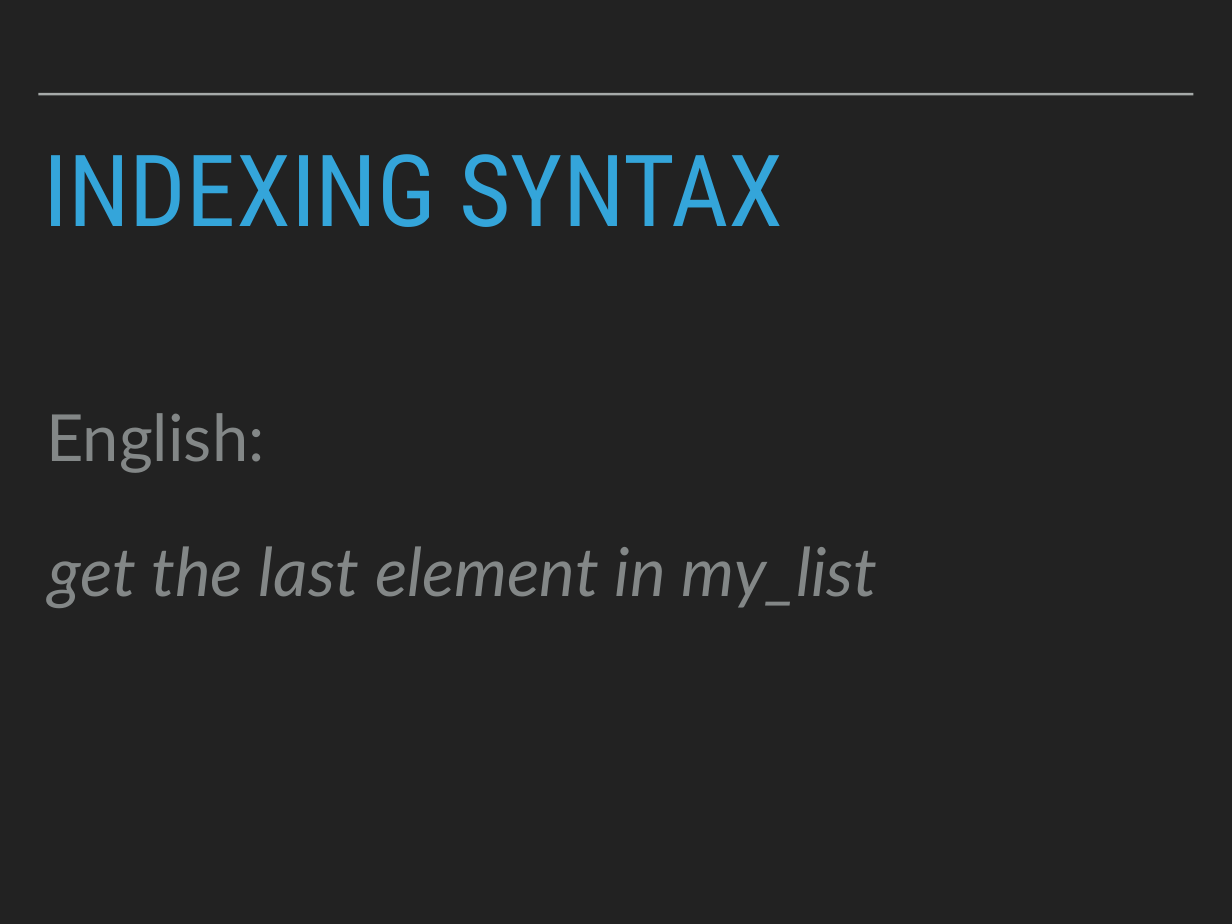
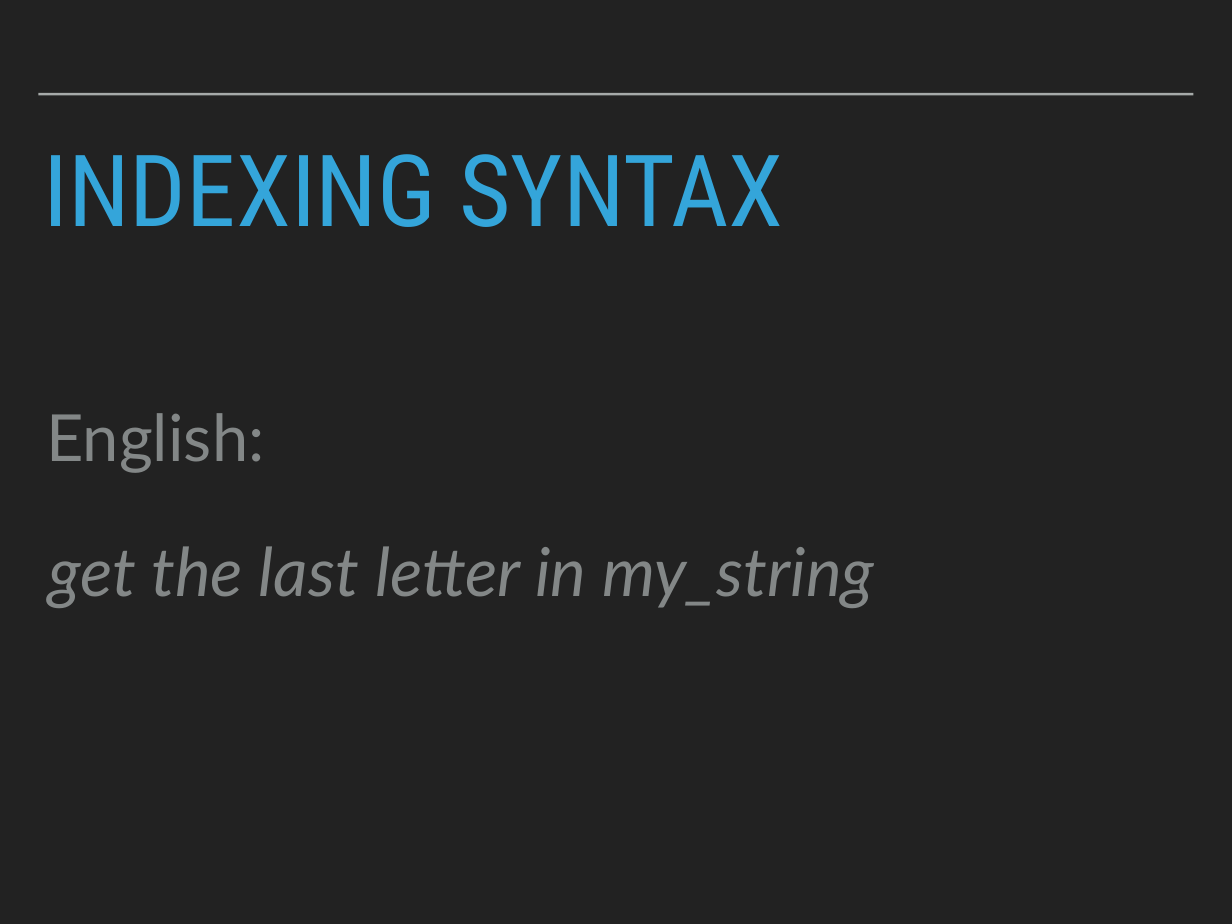
Before and after one commit to robcarrington/Week1_PythonForDataScience, a slide deck: slide 54 of Session1_Slides.pptx (slide 88 before the commit). Drawn at 1232x924 pixels with LibreOffice and Linux fonts; fonts in the diff are those of the drawing. Boxes give left, top, right and bottom in pixels: in the first picture for what was removed or moved away, otherwise in the second. Text is boxed around its words. In the diff, an @@ line names an element or a change of style, - is before the commit and + after.

```diff
--- a/Session1_Slides.pptx
+++ b/Session1_Slides.pptx
@@ text at (x1=48, y1=546, x2=874, y2=608): text changed @@
-get the last element in my_list
+get the last letter in my_string
```
Also in this commit, not shown: 19 other slides changed, 16 slides added, 12 slides removed, 4 other files.
